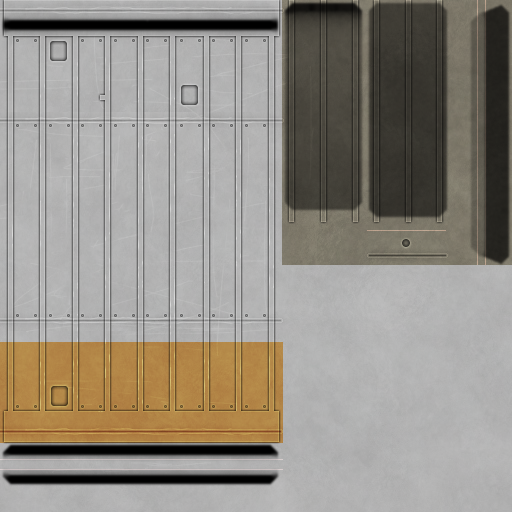
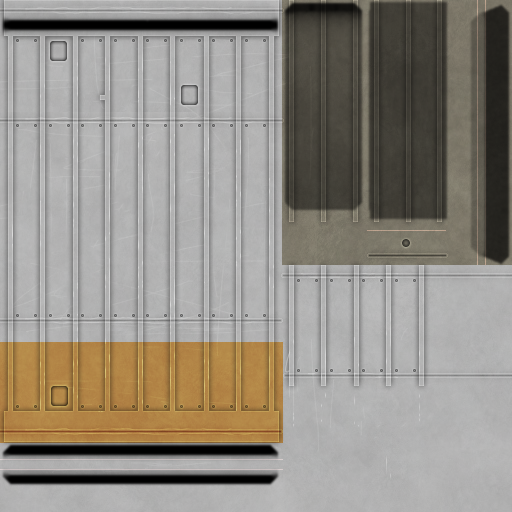
Two versions of the same layered image (512 x 512). Layer-by-layer changes:
painted on "a" over [368,0,449,222]
painted on "H2" over [285,313,420,478]
painted on "b" (2nd of 3, in "b") over [283,275,512,376]
painted on "hgr" over [301,273,399,378]
painted on "b hg" over [281,273,512,378]
painted on "gr2" over [295,328,408,452]
painted on "gr1" over [274,264,512,478]
